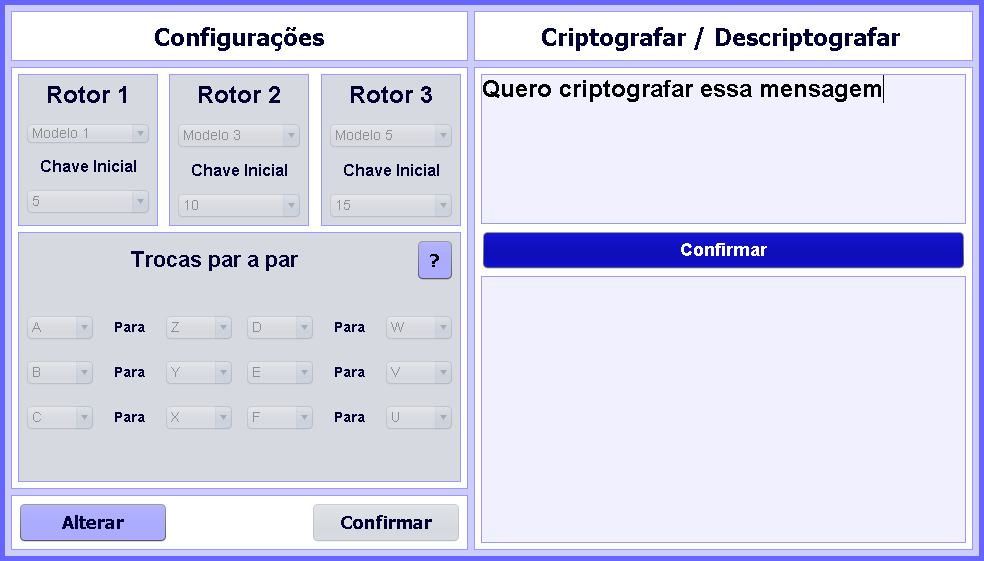
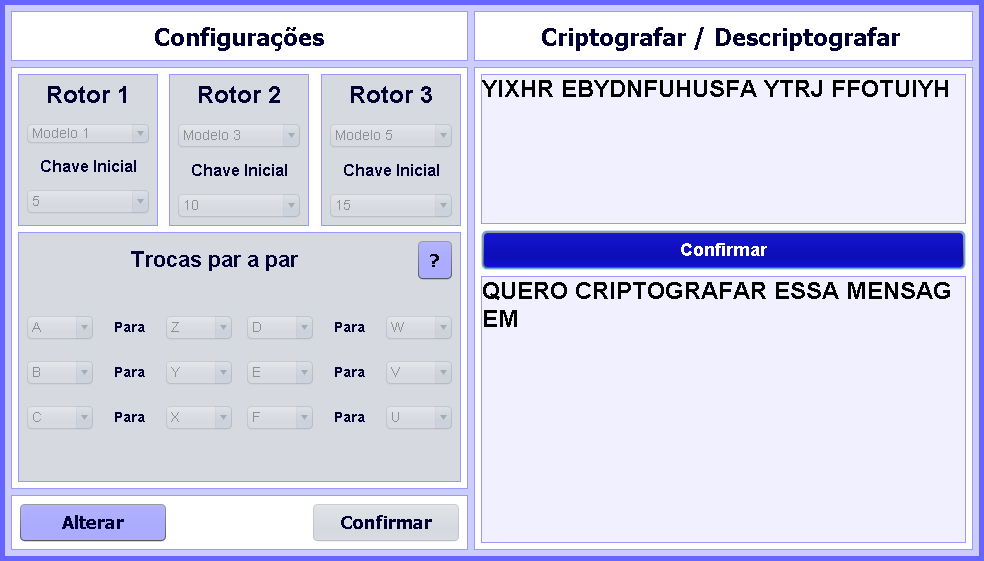
Layer changes from the first 984×561 image to the second:
added layer "Camada colada #4" above "Camada colada #3" over 481, 75, 966, 327
added layer "Camada colada #3" above "Camada colada #2" over 481, 75, 966, 327
showed "Camada colada #2" over 481, 75, 966, 327
